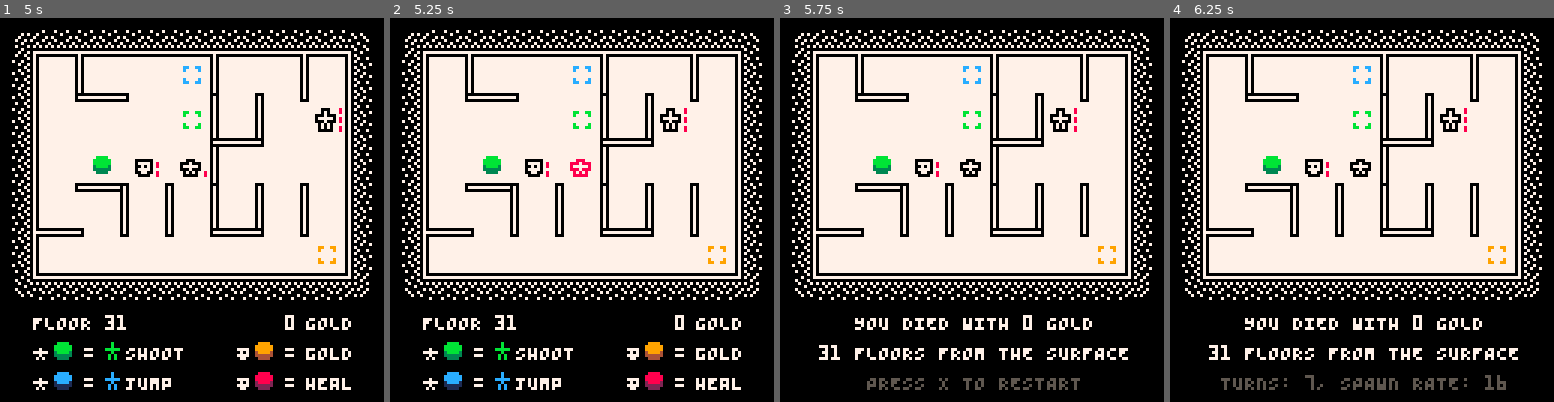
Above: before the commit, frames 1-4 (left to right).
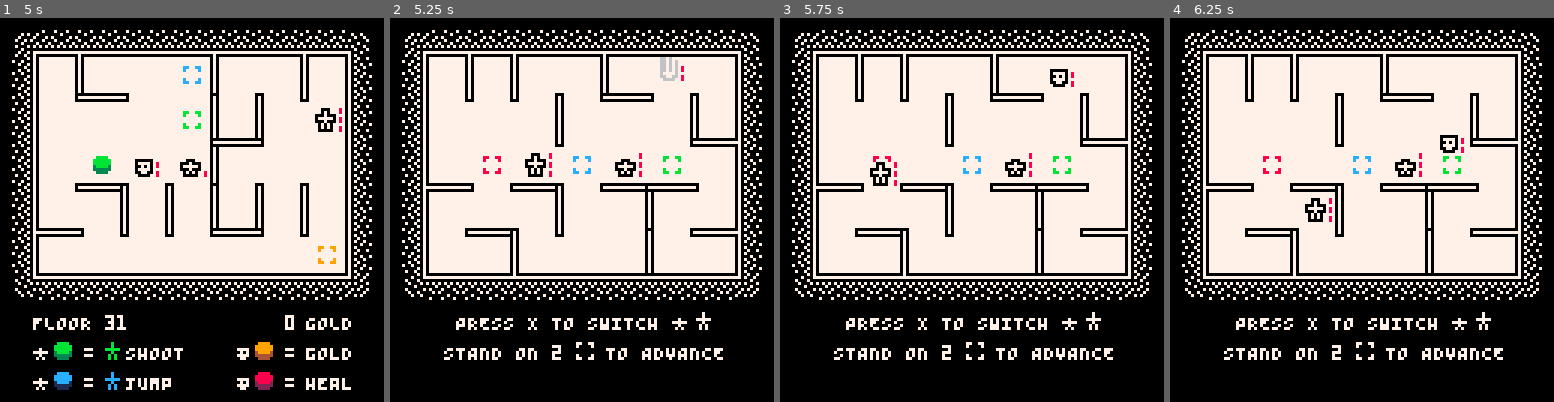
Above: after the commit, the same moments.

Repository: taylordolan/grid-folks
Game: PICO-8 cartridge grid_folks.p8
Two runs of this game, one before a commit and one after it. Both use one fixed random seed, a clock stepped at 60 frames per second and the inputs below.
Inputs:
- Up to frame 1 (5 s): tap X (X key) at 0.33, 1.07, 1.85, 2.97, 4.08 s; tap O (Z key) at 0.7, 1.7, 2.1, 2.5, 2.9, 3.3, 3.7, 4.1, 4.5, 4.9 s; hold Right 1.6-2.1 s; hold Up 2.15-2.42 s; hold Right 2.47-3.03 s; hold Left 3.08-3.58 s; hold Down 3.63-3.97 s; hold Right 4.02-4.68 s; hold Up from 4.73 s (still down)
- Up to frame 2 (5.25 s): release Up at 5.03 s; hold Left from 5.08 s (still down); tap X (X key) at 5.2 s
- Up to frame 3 (5.75 s): tap O (Z key) at 5.3, 5.7 s; release Left at 5.68 s; hold Down from 5.73 s (still down)
- Up to frame 4 (6.25 s): release Down at 6.03 s; hold Right from 6.08 s (still down); tap O (Z key) at 6.1 s

Frame 1 is identical in both runs. In frame 2, 9.2% of the frame differs, in the area x 8-92%, y 9-97%; in frame 3, 8.9%; in frame 4, 9.3%, in the area x 9-91%, y 9-97%.

Commit message:
clean up game end state stuff

Diff:
--- a/grid_folks.p8
+++ b/grid_folks.p8
@@ -86,8 +86,6 @@
 	score = 0
 	turns = 0
 	player_turn = true
-	game_lost = false
-	game_won = false
 	debug_mode = false
 	delay = 0
 	game_started = false
@@ -224,7 +222,7 @@
     -- new_num_effect({27 + #(floor .. "") * 4,99}, -1, 007, 000)
 	end
 
-	if game_won or game_lost then
+	if is_game_over() then
 		if btnp(5) then
 			_init()
 			game_started = true
@@ -307,12 +305,11 @@
 		if reached_exit_a and reached_exit_b then
       update_hero_abilities()
 			score += 100
-			game_won = true
+      floor -= 1
 			sfx(sounds.win, 3)
 		end
 		-- game lost test
 		if hero_a.health <= 0 or hero_b.health <= 0 then
-			game_lost = true
 			sfx(sounds.lose, 3)
 		end
 	end
@@ -351,6 +348,10 @@
 		end
 	end
 	return d
+end
+
+function is_game_over()
+  return floor == 0 or hero_a.health <= 0 or hero_b.health <= 0
 end
 
 function draw_health(x_pos, y_pos, amount, offset)
@@ -520,9 +521,9 @@
     local msg_y
 
     -- line 1
-    if game_lost then
+    if floor != 0 then
       msg = smallcaps("you died with " .. score .. " gold")
-    elseif game_won then
+    else
       msg = smallcaps("you escaped! +100 gold")
     end
     local msg_x = 65 - (#msg * 4) / 2
@@ -530,10 +531,10 @@
     print(msg, msg_x, msg_y, 007)
 
     -- line 2
-    if game_lost then
+    if floor != 0 then
       local txt = floor == 1 and " floor" or " floors"
-      msg = smallcaps(floor .. txt .. " from the surface")
-    elseif game_won then
+      msg = smallcaps(floor .. txt .. " from the exit")
+    else
       msg = smallcaps("final score: " .. score)
     end
     msg_x = 65 - (#msg * 4) / 2
@@ -556,7 +557,7 @@
 	draw_sprites()
 	draw_border()
 	update_shot_drawing()
-	if game_won or game_lost then
+	if is_game_over() then
 		draw_game_over()
 	elseif not has_advanced then
 		draw_intro()
